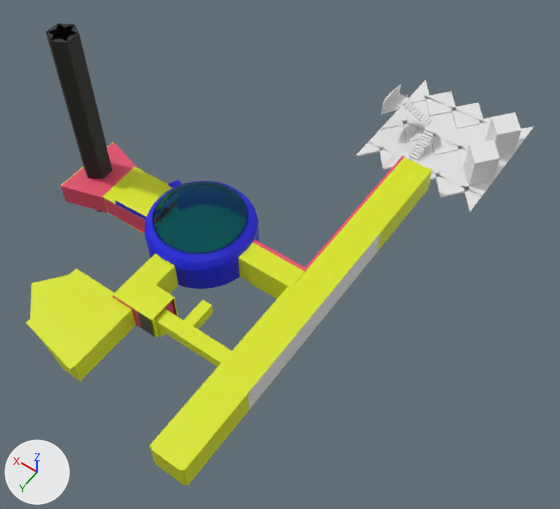
One commit to the Blender file Assets/BlenderModels/Chapter1-2/Chapter1-2Mesh.blend: the scene before it, then after it.
Camera for both pictures: a 50 mm lens placed at (-54.2, 63.3, 112.9), pointed at (-7.5, -2.1, 10.2). Every picture has the same lights, and +X, +Y and +Z are marked at lower left.
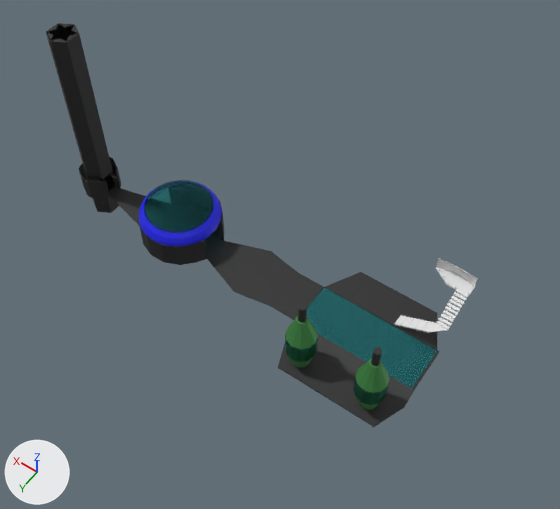
Commit message: chapter1-2 revamp begins

Diff of the bpy script that builds the scene:
```diff
--- a/Assets/BlenderModels/Chapter1-2/Chapter1-2Mesh.blend.py
+++ b/Assets/BlenderModels/Chapter1-2/Chapter1-2Mesh.blend.py
@@ me_cylinder_001 @@
 # used by ob_elevatorshaft_002; location = (31.8, 0.7, 5.2); rotation_euler = (-3.142, -3.142, 0.0), in degrees (-180, -180, 0); scale = (2.7, 2.7, 0.0158)
-me_cylinder_001.from_pydata(...)  # 191 vertices, 135 faces; spans x -1.0..1.0, y -1.0..1.0, z -269.0..1.0
+me_cylinder_001.from_pydata(...)  # 354 vertices, 296 faces; spans x -1.0..5.0, y -1.0..1.0, z -269.0..277.0
+# me_cylinder_001 part 1
+# 12 faces are deleted
+# 119 vertices are added at x -1.0..5.0, y -1.0..1.0, z -3.0..277.0
+# 23 new vertices lie (0.0, 0.0, 264.0) away from vertices in x -1.0..1.0, y -1.0..1.0, z 1.0
+# 21 new vertices lie (0.0, 0.0, 10.0) away from vertices in x -1.0..1.0, y -1.0..1.0, z 265.0
+# 173 new faces join them
 me_cylinder_001.materials.append(mat_elevatorshaft_002)
@@ ob_chapter1_2area_top_001 @@
-ob_chapter1_2area_top_001 = bpy.data.objects.new('Chapter1-2Area-top.001', me_cube_002)
@@ ob_chapter1_2area_bottom_001 @@
-ob_chapter1_2area_bottom_001 = bpy.data.objects.new('Chapter1-2Area-Bottom.001', me_cube_003)
@@ ob_sphere @@
 ob_sphere = bpy.data.objects.new('Sphere', me_sphere)
-ob_sphere.location = (7.2, 0.6, 10.0)
+ob_sphere.location = (11.9, 0.7, 10.0)
 ob_sphere.rotation_euler = (0.0, 0.0, 0.000778)  # degrees (0, 0, 0)
-ob_sphere.scale = (9.89, 9.89, 4.6)
+ob_sphere.scale = (7.28, 7.28, 4.04)
 _m = ob_sphere.modifiers.new('Solidify', 'SOLIDIFY')
@@ ob_cube_007 @@
-ob_cube_007 = bpy.data.objects.new('Cube.007', me_cube_010)
@@ ob_cube_008 @@
 ob_cube_008 = bpy.data.objects.new('Cube.008', me_cube_011)
-ob_cube_008.location = (-12.6, -40.0, 5.4)
+ob_cube_008.location = (-29.3, -5.2, 5.5)
+ob_cube_008.rotation_euler = (0.0, 0.0, -1.571)  # degrees (0, 0, -90)
 ob_cube_008.scale = (1.07, 0.261, 0.149)
@@ ob_cube @@
 ob_cube = bpy.data.objects.new('Cube', me_cube_015)
-ob_cube.location = (-4.8, -44.5, 11.2)
+ob_cube.location = (-33.9, -13.0, 11.3)
+ob_cube.rotation_euler = (0.0, 0.0, -1.571)  # degrees (0, 0, -90)
 ob_cube.scale = (1.0, 3.51, 0.14)
@@ ob_plane @@
 ob_plane = bpy.data.objects.new('Plane', me_plane)
-ob_plane.location = (-3.8, -44.5, 12.5)
-ob_plane.rotation_euler = (0.0, -1.571, 0.0)  # degrees (0, -90, 0)
+ob_plane.location = (-33.9, -14.0, 12.6)
+ob_plane.rotation_euler = (-1.571, -1.571, 0.0)  # degrees (-90, -90, 0)
 ob_plane.scale = (1.27, 3.5, 1.0)
@@ ob_cylinder @@
 ob_cylinder = bpy.data.objects.new('Cylinder', me_cylinder)
-ob_cylinder.location = (-5.7, -45.5, 11.6)
+ob_cylinder.location = (-34.9, -12.2, 11.7)
+ob_cylinder.rotation_euler = (0.0, 0.0, -1.571)  # degrees (0, 0, -90)
 ob_cylinder.scale = (0.0969, 0.0969, 0.273)
@@ ob_cylinder_001 @@
 ob_cylinder_001 = bpy.data.objects.new('Cylinder.001', me_cylinder_002)
-ob_cylinder_001.location = (-5.7, -44.2, 11.6)
+ob_cylinder_001.location = (-33.6, -12.2, 11.7)
+ob_cylinder_001.rotation_euler = (0.0, 0.0, -1.571)  # degrees (0, 0, -90)
 ob_cylinder_001.scale = (0.0969, 0.0969, 0.273)
@@ ob_cylinder_002 @@
 ob_cylinder_002 = bpy.data.objects.new('Cylinder.002', me_cylinder_003)
-ob_cylinder_002.location = (-5.0, -43.0, 11.6)
+ob_cylinder_002.location = (-32.4, -12.8, 11.7)
+ob_cylinder_002.rotation_euler = (0.0, 0.0, -1.571)  # degrees (0, 0, -90)
 ob_cylinder_002.scale = (0.0969, 0.0969, 0.273)
@@ ob_cylinder_003 @@
 ob_cylinder_003 = bpy.data.objects.new('Cylinder.003', me_cylinder_004)
-ob_cylinder_003.location = (-4.1, -41.8, 11.6)
+ob_cylinder_003.location = (-31.2, -13.7, 11.7)
+ob_cylinder_003.rotation_euler = (0.0, 0.0, -1.571)  # degrees (0, 0, -90)
 ob_cylinder_003.scale = (0.0969, 0.0969, 0.273)
@@ ob_cylinder_004 @@
 ob_cylinder_004 = bpy.data.objects.new('Cylinder.004', me_cylinder_005)
-ob_cylinder_004.location = (-5.7, -47.8, 11.6)
+ob_cylinder_004.location = (-37.2, -12.2, 11.7)
+ob_cylinder_004.rotation_euler = (0.0, 0.0, -1.571)  # degrees (0, 0, -90)
 ob_cylinder_004.scale = (0.0969, 0.0969, 0.273)
@@ ob_plane_001 @@
-ob_plane_001 = bpy.data.objects.new('Plane.001', me_plane_001)
@@ ob_plane_002 @@
-ob_plane_002 = bpy.data.objects.new('Plane.002', me_plane_004)
@@ ob_plane_003 @@
-ob_plane_003 = bpy.data.objects.new('Plane.003', me_plane_005)
@@ ob_plane_004 @@
-ob_plane_004 = bpy.data.objects.new('Plane.004', me_plane_006)
@@ ob_cylinder_005 @@
+ob_cylinder_005 = bpy.data.objects.new('Cylinder.005', me_cylinder_010)  # 96 vertices, 86 faces; spans x -1.71..1.71, y -1.71..1.71, z -1.0..6.3; in mat_reactorwalls (green #468b4b), mat_elevatorshaft_003 (dark grey #4c4c4c); modifiers ARRAY
+ob_cylinder_005.location = (-20.0, 9.6, 6.3)
+ob_cylinder_005.scale = (1.48, 1.48, 2.07)
@@ ob_elevatorshaft_001 @@
+ob_elevatorshaft_001 = bpy.data.objects.new('ElevatorShaft.001', me_cylinder_006)  # 132 vertices, 118 faces; spans x 5.0..26.0, y -5.0..4.0, z -78.0..313.0; in mat_elevatorshaft_002 (dark grey #4c4c4c), mat_elevatorshaft_003 (dark grey #4c4c4c)
+ob_elevatorshaft_001.location = (31.8, 0.7, 5.2)
+ob_elevatorshaft_001.rotation_euler = (-3.142, -3.142, 0.0)  # degrees (-180, -180, 0)
+ob_elevatorshaft_001.scale = (2.7, 2.7, 0.0158)
```

Location of each change, (x1, y1, x2, y2) in pixels of the pictures (560 x 509 px):
'Chapter1-2Area-Bottom.001', deleted: before (26, 142, 432, 486)
'ElevatorShaft.001', added: after (138, 201, 439, 427)
'Sphere', moved, rescaled (28% narrower, 27% shorter): before (144, 181, 259, 272); after (139, 180, 222, 246)
'Cube.007', deleted: before (356, 80, 534, 212)
'Cylinder.005', added (green): after (285, 303, 390, 410)
'Plane.001', deleted: before (463, 112, 521, 186)
'Chapter1-2Area-top.001', deleted: before (61, 142, 138, 213)
'Cube.008', moved, turned: before (403, 98, 435, 160); after (394, 289, 468, 333)
'Plane.002', deleted: before (436, 124, 485, 172)
'Plane', moved, turned: before (381, 84, 401, 113); after (436, 258, 478, 287)
'Plane.004', deleted: before (381, 100, 429, 146)
'Plane.003', deleted: before (408, 112, 456, 159)
'Cube', moved, turned: before (381, 94, 407, 114); after (436, 267, 475, 297)
part 1 of me_cylinder_001, built on: after (79, 156, 146, 225)
